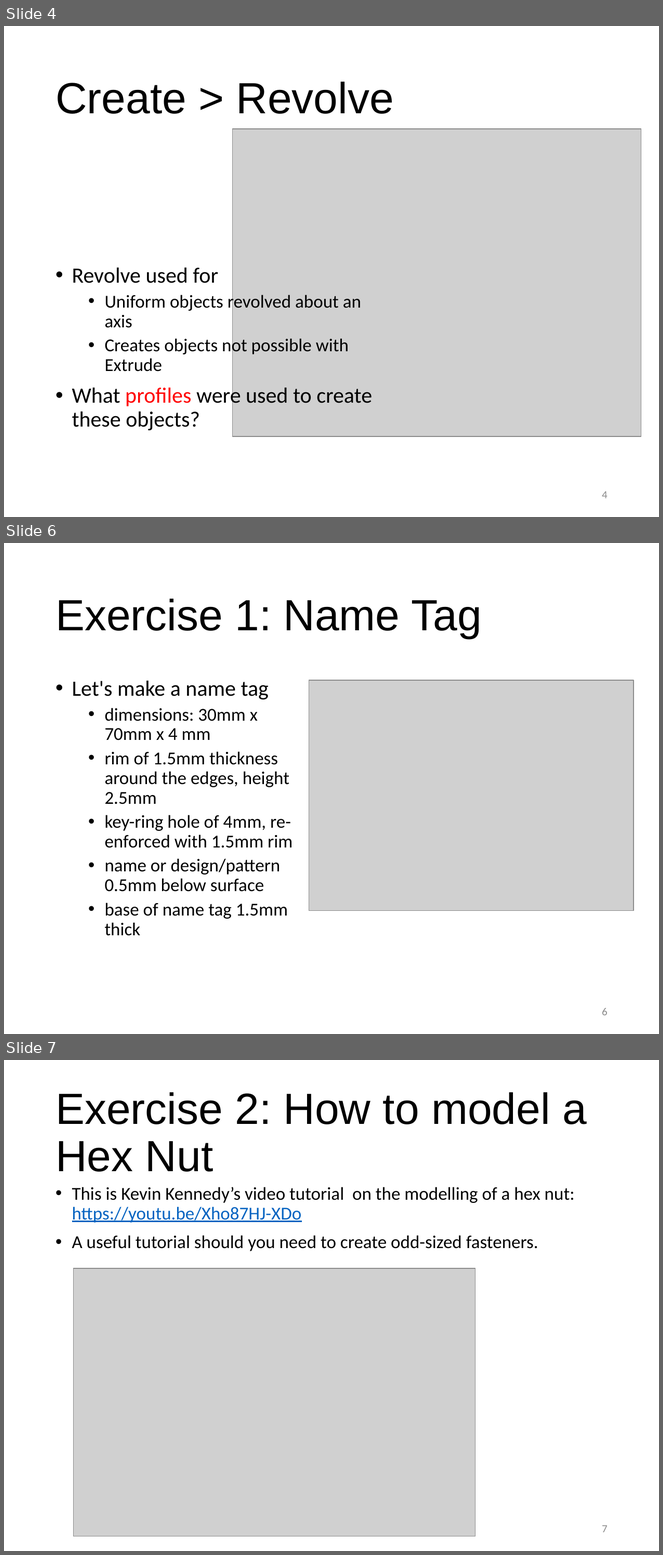
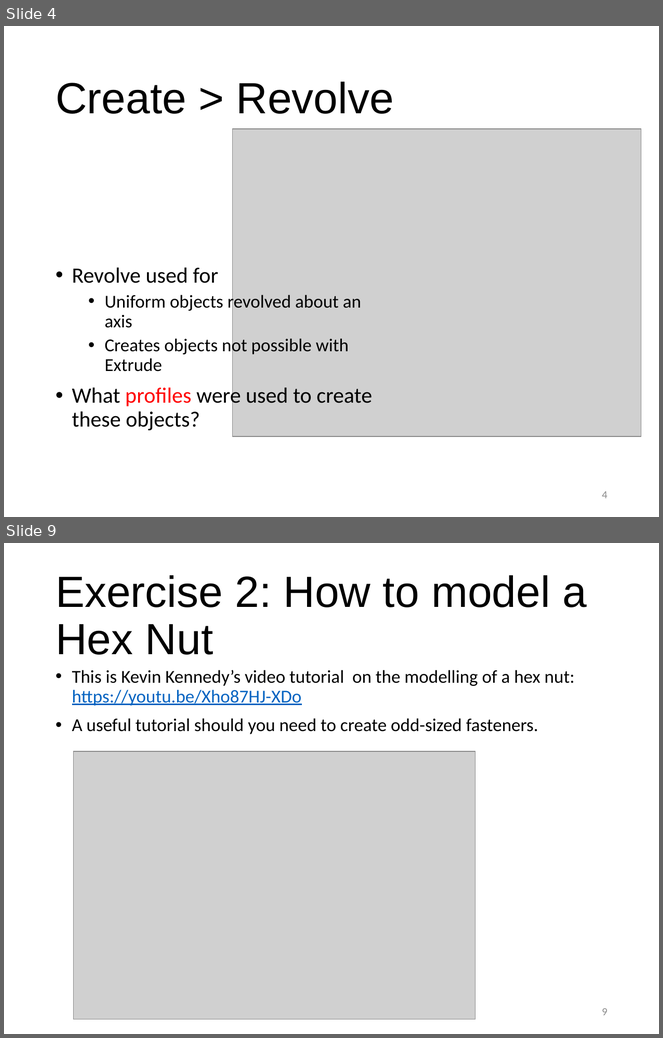
Before and after one commit to RDorville/digfab, a slide deck: presentations/ep1000_3dmodel2/ep1000_3dmodel2.pptx. Shown one above the other, each under a label of ours: slides 4, 6 and 7 before the commit, slides 4 and 9 after it; the slides between them are not shown. The pictures are 663x1555 and 663x1038 pixels, drawn with LibreOffice and Linux fonts; fonts in the diff are those of the drawing; grey boxes stand for pictures; background and template pictures are left out. Boxes give left, top, right and bottom in pixels: in the first picture for what was removed or moved away, otherwise in the second. Text is boxed around its words. In the diff, an @@ line names an element or a change of style, - is before the commit and + after.

```diff
--- a/presentations/ep1000_3dmodel2/ep1000_3dmodel2.pptx
+++ b/presentations/ep1000_3dmodel2/ep1000_3dmodel2.pptx
@@ slide 6 removed at [4, 543, 659, 1034], background #FFFFFF @@
@@ title removed at [55, 599, 481, 639] @@
-Exercise 1: Name Tag
@@ text removed at [72, 680, 293, 936] @@
-• Let's make a name tag
-  • dimensions: 30mm x 70mm x 4 mm
-  • rim of 1.5mm thickness around the edges, height 2.5mm
-  • key-ring hole of 4mm, re-enforced with 1.5mm rim
-  • name or design/pattern 0.5mm below surface
-  • base of name tag 1.5mm thick
@@ picture removed at [309, 681, 634, 911] @@
@@ page number removed at [602, 1008, 608, 1016] @@
-6
@@ what was slide 7 is now slide 9 @@
@@ page number at [602, 1008, 608, 1016]: text changed @@
-7
+9
```
Also in this commit, not shown: 1 slide changed, 8 slides added, 8 other files.
